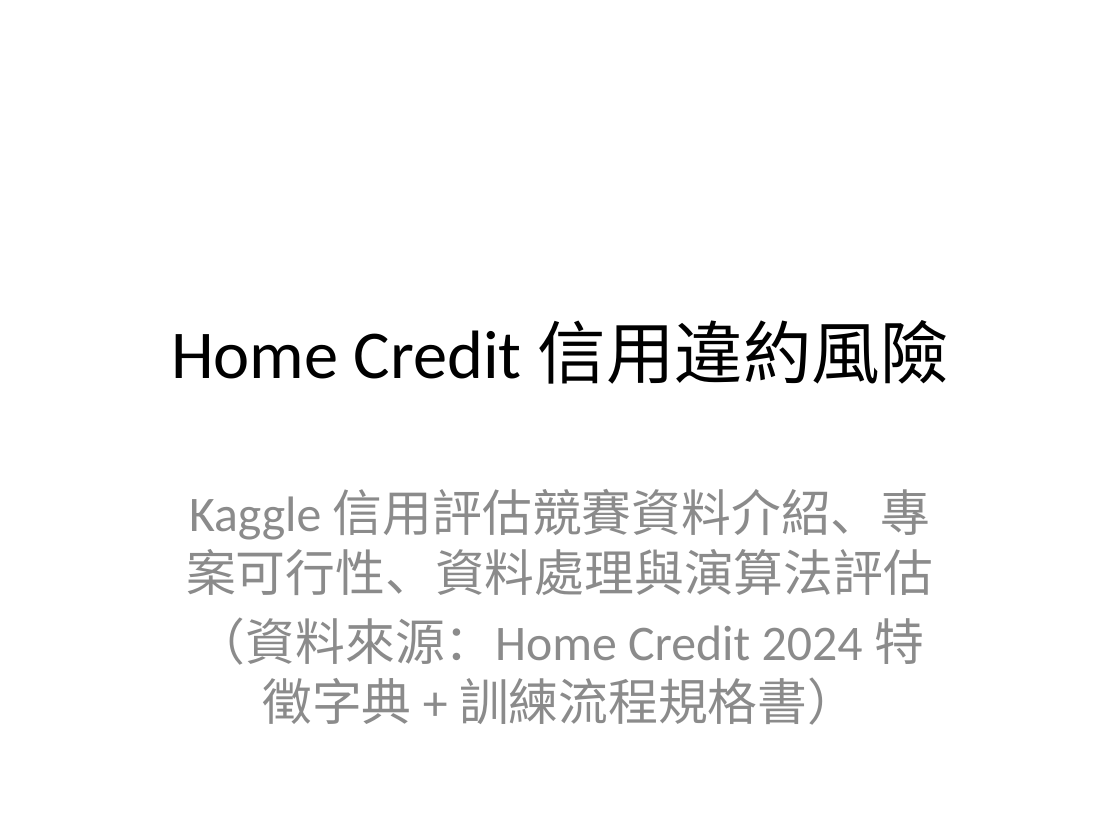
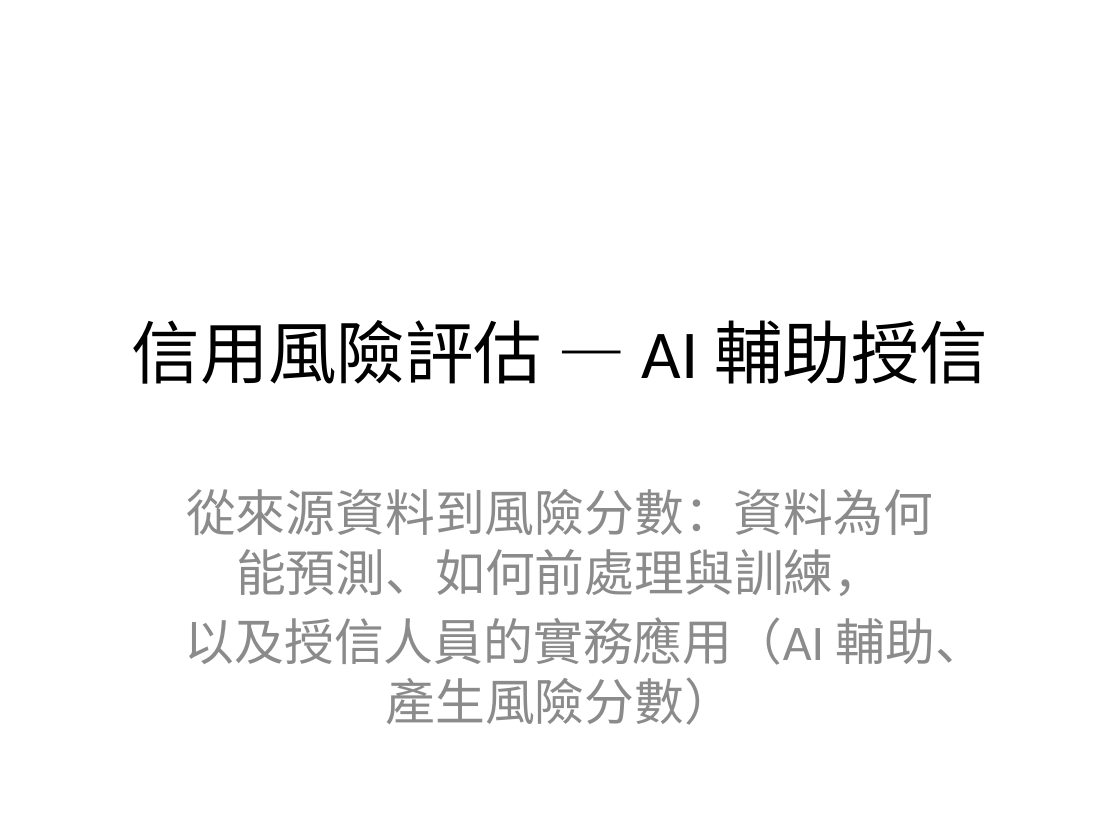
Before and after one commit to JoeMarchi/JoeWebsite, a slide deck: slide 1 of home-credit-slides/home_credit_slides.pptx. Drawn at 1120x840 pixels with LibreOffice and Linux fonts; fonts in the diff are those of the drawing. Boxes give left, top, right and bottom in pixels: in the first picture for what was removed or moved away, otherwise in the second. Text is boxed around its words. In the diff, an @@ line names an element or a change of style, - is before the commit and + after.

```diff
--- a/home-credit-slides/home_credit_slides.pptx
+++ b/home-credit-slides/home_credit_slides.pptx
@@ title at bbox=[132, 320, 988, 384]: text changed @@
-Home Credit 信用違約風險
+信用風險評估 — AI 輔助授信
@@ subtitle at bbox=[185, 489, 985, 725]: text changed @@
-Kaggle 信用評估競賽資料介紹、專案可行性、資料處理與演算法評估
-（資料來源：Home Credit 2024 特徵字典 + 訓練流程規格書）
+從來源資料到風險分數：資料為何能預測、如何前處理與訓練，
+以及授信人員的實務應用（AI 輔助、產生風險分數）
```
Also in this commit, not shown: 3 other slides changed, 3 slides added, 9 slides removed, 5 other files.
